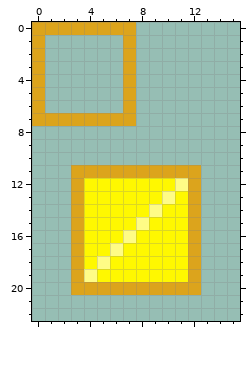
Pixel-art sprite -- Namok Mod/tiles/materials/goldenwinblock1.png. This is how it looked before the edit.
The file is 16x23 pixels.
Once edited:
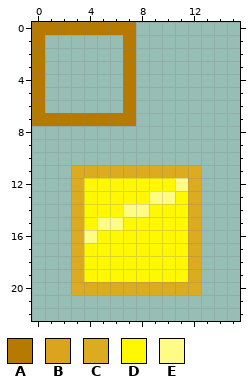
Palette (. is transparent): A #b67a01  B #dca41c  C #ddab1f  D #fff800  E #fffc86
The exact change:
@@ x 0..9 @@
- 0 BBBBBBBB..
- 1 B......B..
- 2 B......B..
- 3 B......B..
- 4 B......B..
- 5 B......B..
- 6 B......B..
- 7 BBBBBBBB..
+ 0 AAAAAAAA..
+ 1 A......A..
+ 2 A......A..
+ 3 A......A..
+ 4 A......A..
+ 5 A......A..
+ 6 A......A..
+ 7 AAAAAAAA..
  8 ..........
@@ x 0..15 @@
 10 ................
-11 ...BBBBBBBBBB...
-12 ...BDDDDDDDEB...
-13 ...BDDDDDDEDB...
-14 ...BDDDDDEDDB...
-15 ...BDDDDEDDDB...
-16 ...BDDDEDDDDB...
-17 ...BDDEDDDDDB...
-18 ...BDEDDDDDDB...
-19 ...BEDDDDDDDB...
-20 ...BBBBBBBBBB...
+11 ...CCCCCCCCCC...
+12 ...CDDDDDDDEC...
+13 ...CDDDDDEEDC...
+14 ...CDDDEEDDDC...
+15 ...CDEEDDDDDC...
+16 ...CEDDDDDDDC...
+17 ...CDDDDDDDDC...
+18 ...CDDDDDDDDC...
+19 ...CDDDDDDDDC...
+20 ...CCCCCCCCCC...
 21 ................
Boxes around the changes in both pictures, in picture pixels (x1, y1, x2, y2):
changed: (32, 22, 201, 295)
